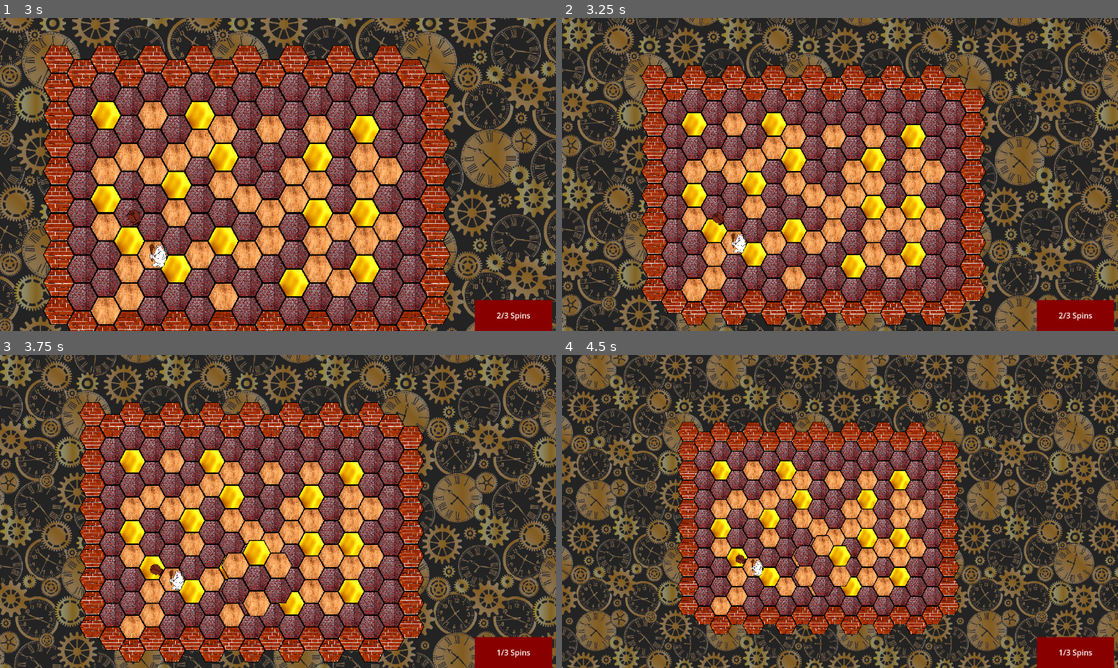
Above: before the commit, frames 1-4 (two rows, left to right).
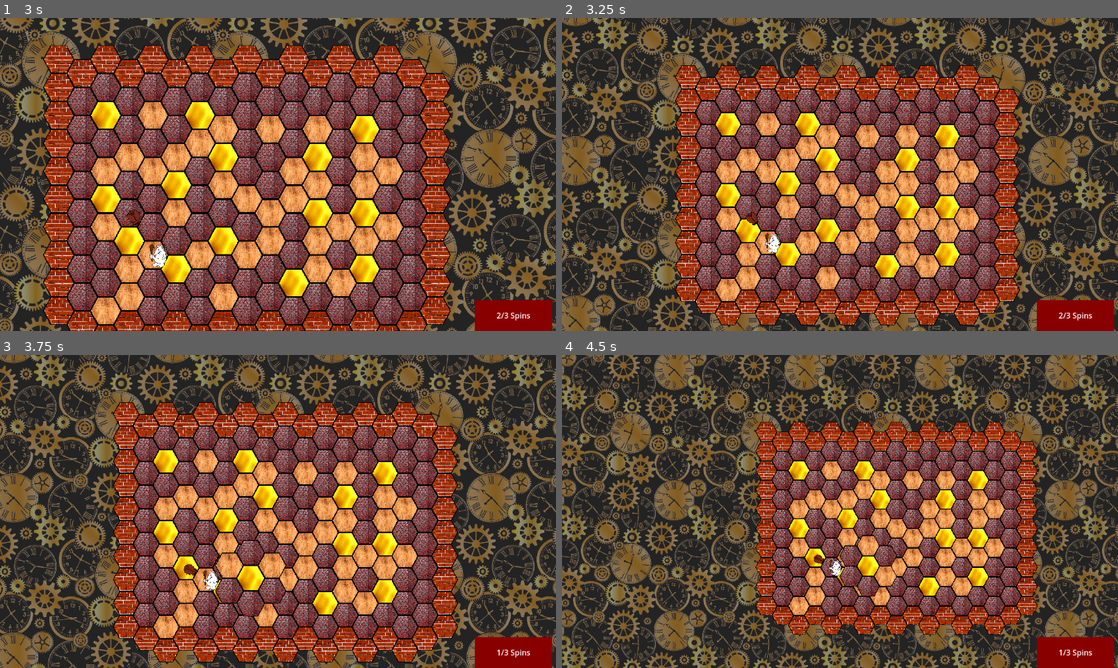
Above: after the commit, the same moments.

Repository: collin-wright1/pizza-jam
Game: Godot game, scene res://scenes/main_menu.tscn
The game is run twice, just before and just after one commit, with the same random seed, the same clock (stepped at 60 frames per second) and the same inputs.
Inputs (mouse positions are in pixels of both pictures, inside the frame that each line leads up to):
- Up to frame 1 (3 s): click "Play" at 0.5 s; tap Enter (ui_accept) at 1.25, 1.52, 2.75 s; move the mouse to (400, 158) at 1.27 s; hold Right (rotate_right) 1.28-2 s; tap Mouse wheel down (zoom_out) at 1.35 s; click (400, 158) at 1.42 s; drag from (166, 190) to (250, 237) at 2.02 s; move the mouse to (333, 105) at 2.77 s; hold Right (rotate_right) from 2.78 s (still down); tap Space (show_moves) at 2.85 s
- Up to frame 2 (3.25 s): keep holding Right (rotate_right); tap Mouse wheel down (zoom_out) at 3.05 s
- Up to frame 3 (3.75 s): release Right (rotate_right) at 3.5 s; drag from (250, 574) to (111, 464) at 3.52 s
- Up to frame 4 (4.5 s): move the mouse to (1006, 558) at 4.27 s; hold Left (rotate_left) from 4.28 s (still down); tap Mouse wheel down (zoom_out) at 4.35 s

Frame 1 is identical in both runs. In frame 2, 75% of the frame differs, in the area x 0-100%, y 0-100%; in frame 3, 74%; in frame 4, 77%.

Commit message:
Added limits to camera

Diff:
--- a/scenes/game_controller.tscn
+++ b/scenes/game_controller.tscn
@@ -44,6 +44,11 @@
 
 [node name="Camera2D" parent="TestArea" index="1"]
 position = Vector2(580, 233)
+limit_left = -550
+limit_top = -550
+limit_right = 1500
+limit_bottom = 1500
+limit_smoothed = true
 
 [node name="Knight" parent="TestArea/HeroHolder" index="0"]
 position = Vector2(198, 492)
--- a/scripts/camera_controller.gd
+++ b/scripts/camera_controller.gd
@@ -45,5 +45,5 @@
 func zoom_out():
 	zoom -= Vector2(0.1,0.1)
 	zoom_mult += 0.3
-	if zoom.x <= 0.2:
-		zoom = Vector2(0.3,0.3)
+	if zoom.x <= 0.4:
+		zoom = Vector2(0.5,0.5)
